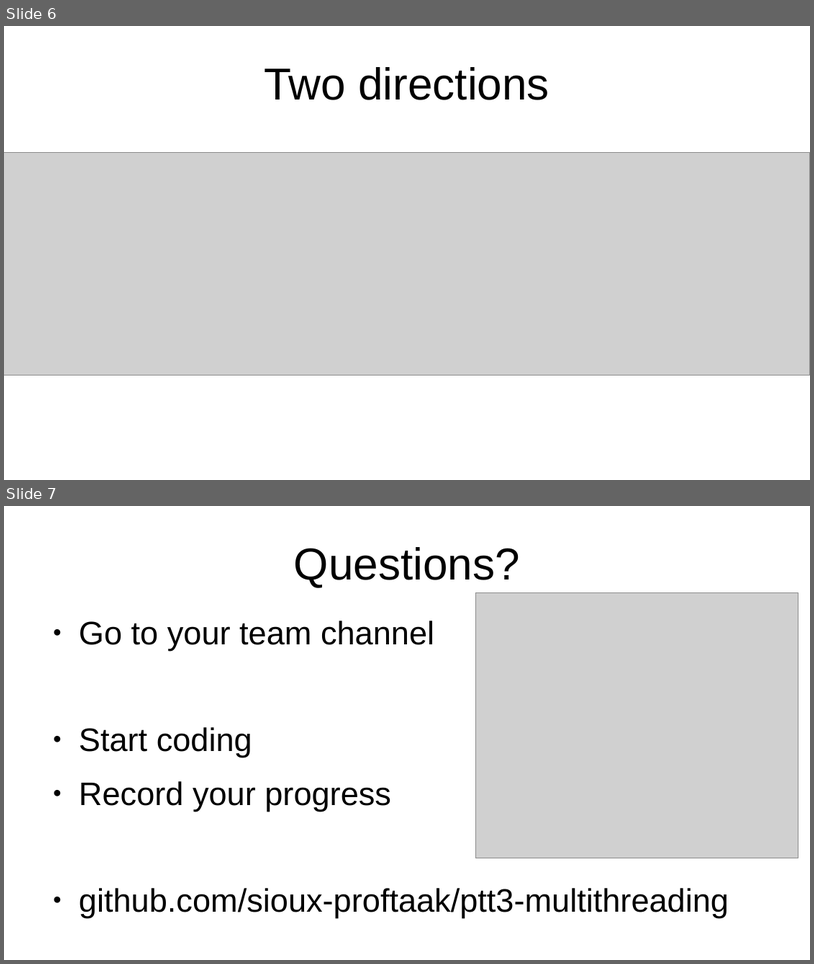
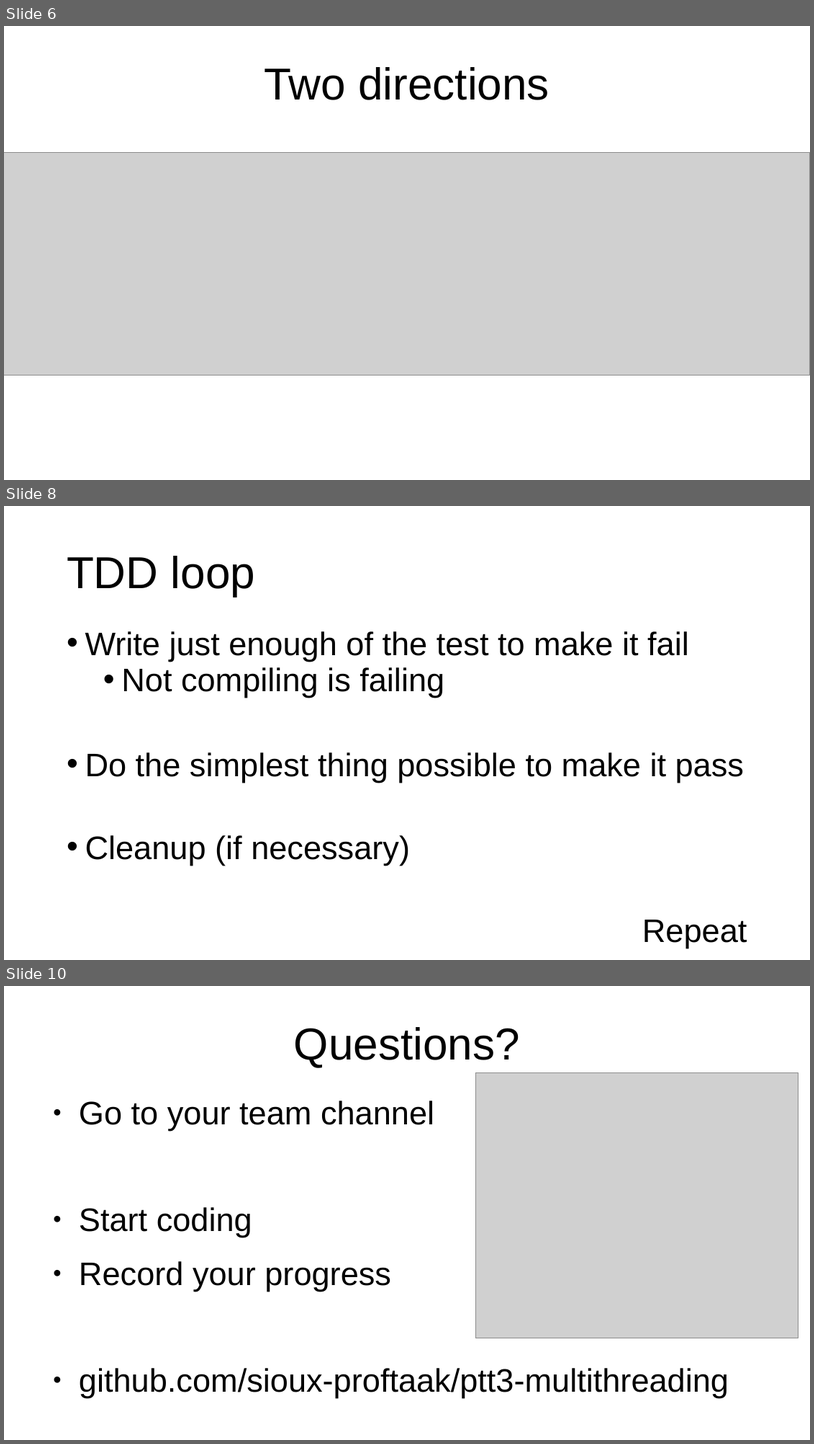
Before and after one commit to kees-jan/ptt3-multithreading, a slide deck: doc/Multithreading workshop.odp. Shown one above the other, each under a label of ours: slides 6 and 7 before the commit, slides 6, 8 and 10 after it; the slides between them are not shown. The pictures are 814x964 and 814x1444 pixels, drawn with LibreOffice and Linux fonts; fonts in the diff are those of the drawing; grey boxes stand for pictures. Boxes give left, top, right and bottom in pixels: in the first picture for what was removed or moved away, otherwise in the second. Text is boxed around its words. In the diff, an @@ line names an element or a change of style, - is before the commit and + after.

```diff
--- a/doc/Multithreading workshop.odp
+++ b/doc/Multithreading workshop.odp
@@ slide 8 added at (4, 506, 810, 960), background #FFFFFF @@
@@ title added at (67, 556, 255, 596), 44 pt, text #000000 @@
+TDD loop
@@ text added at (85, 631, 748, 947), 32 pt, text #000000 @@
+• Write just enough of the test to make it fail
+  • Not compiling is failing
+• Do the simplest thing possible to make it pass
+• Cleanup (if necessary)
+Repeat
@@ what was slide 7 is now slide 10 @@
```
Also in this commit, not shown: 1 slide changed, 2 other slides added, 2 other files.
